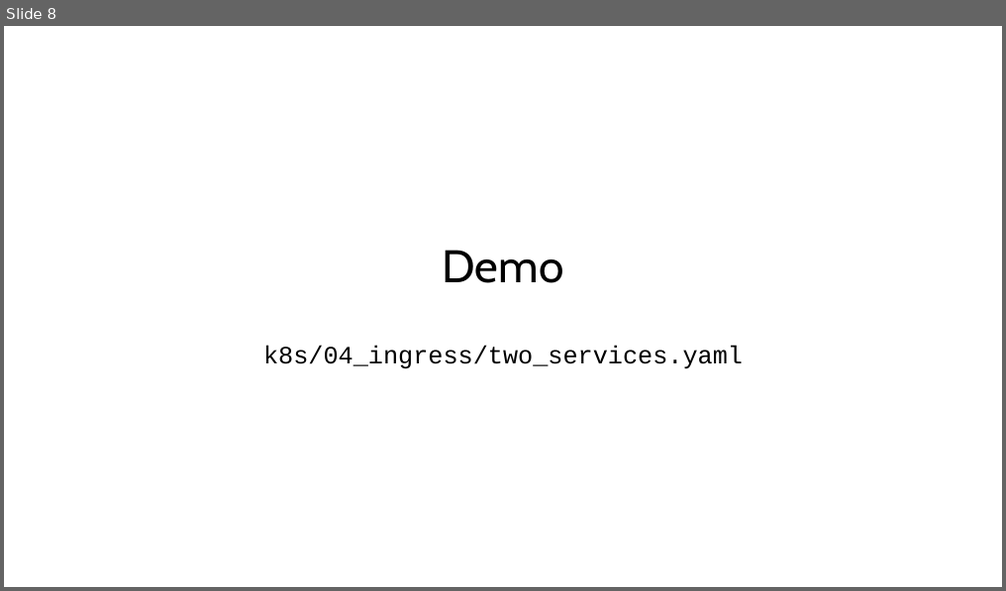
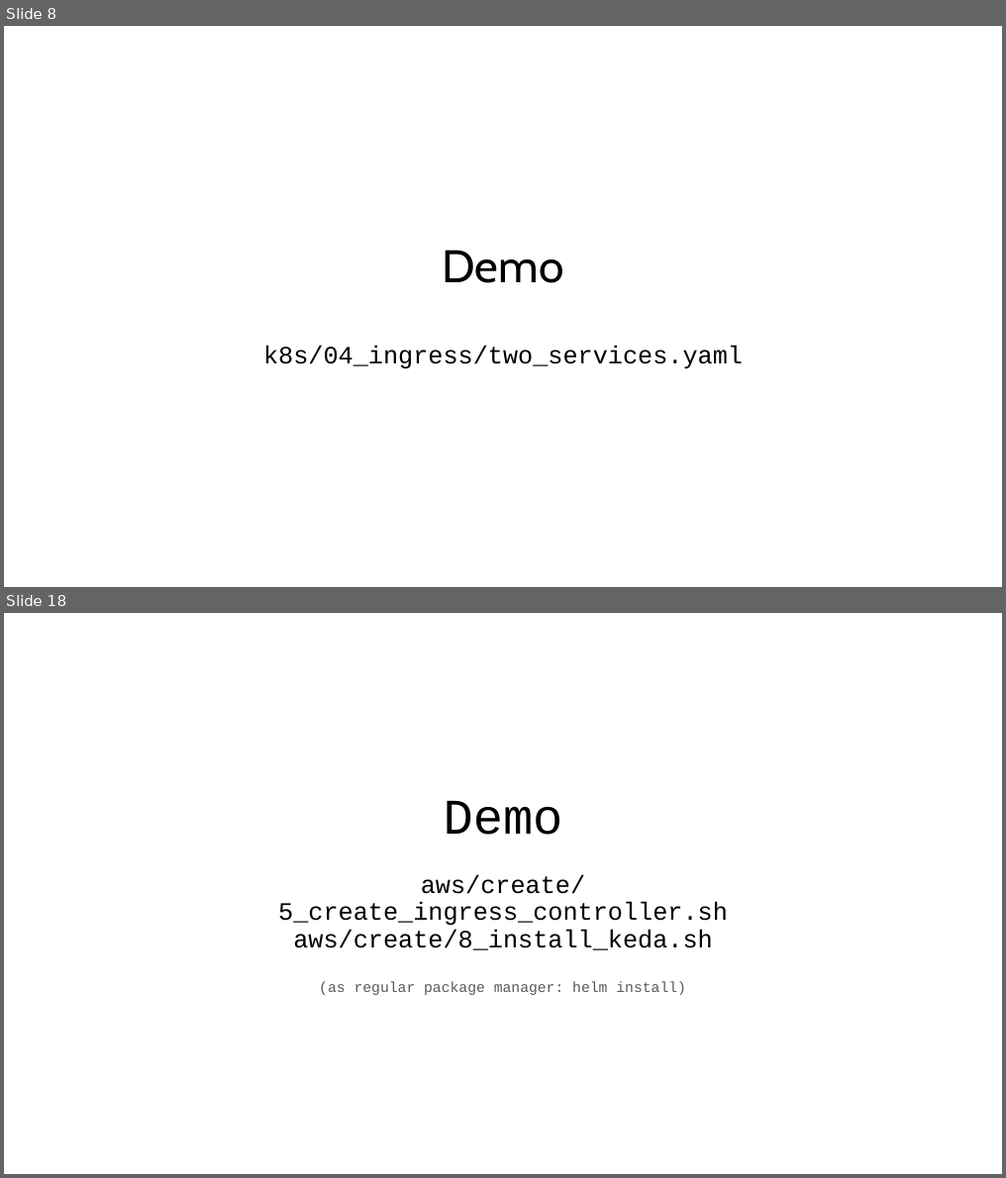
Before and after one commit to witmichal/spring-boot-k8s, a slide deck: kubernetes_vol2.pptx. Shown one above the other, each under a label of ours: slide 8 before the commit, slides 8 and 18 after it; the slides between them are not shown. The pictures are 1006x591 and 1006x1178 pixels, drawn with LibreOffice and Linux fonts; fonts in the diff are those of the drawing. Boxes give left, top, right and bottom in pixels: in the first picture for what was removed or moved away, otherwise in the second. Text is boxed around its words. In the diff, an @@ line names an element or a change of style, - is before the commit and + after.

Commit message:
add keda and argocd demos

```diff
--- a/kubernetes_vol2.pptx
+++ b/kubernetes_vol2.pptx
@@ slide 18 added at [4,613,1002,1174], background #FFFFFF @@
@@ title added at [278,800,728,995], 24 pt, text #000000 @@
+Demo
+aws/create/5_create_ingress_controller.sh
+aws/create/8_install_keda.sh
+(as regular package manager: helm install)
```
Also in this commit, not shown: 4 slides changed, 15 other slides added, 6 slides removed, 5 other files.
